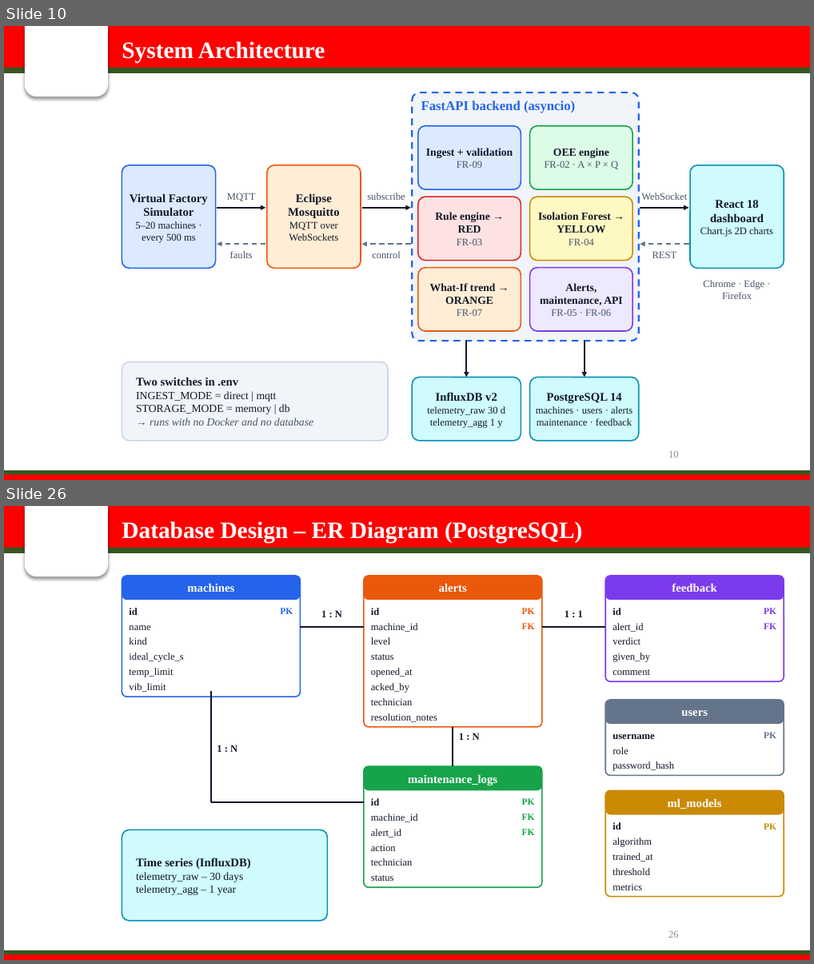
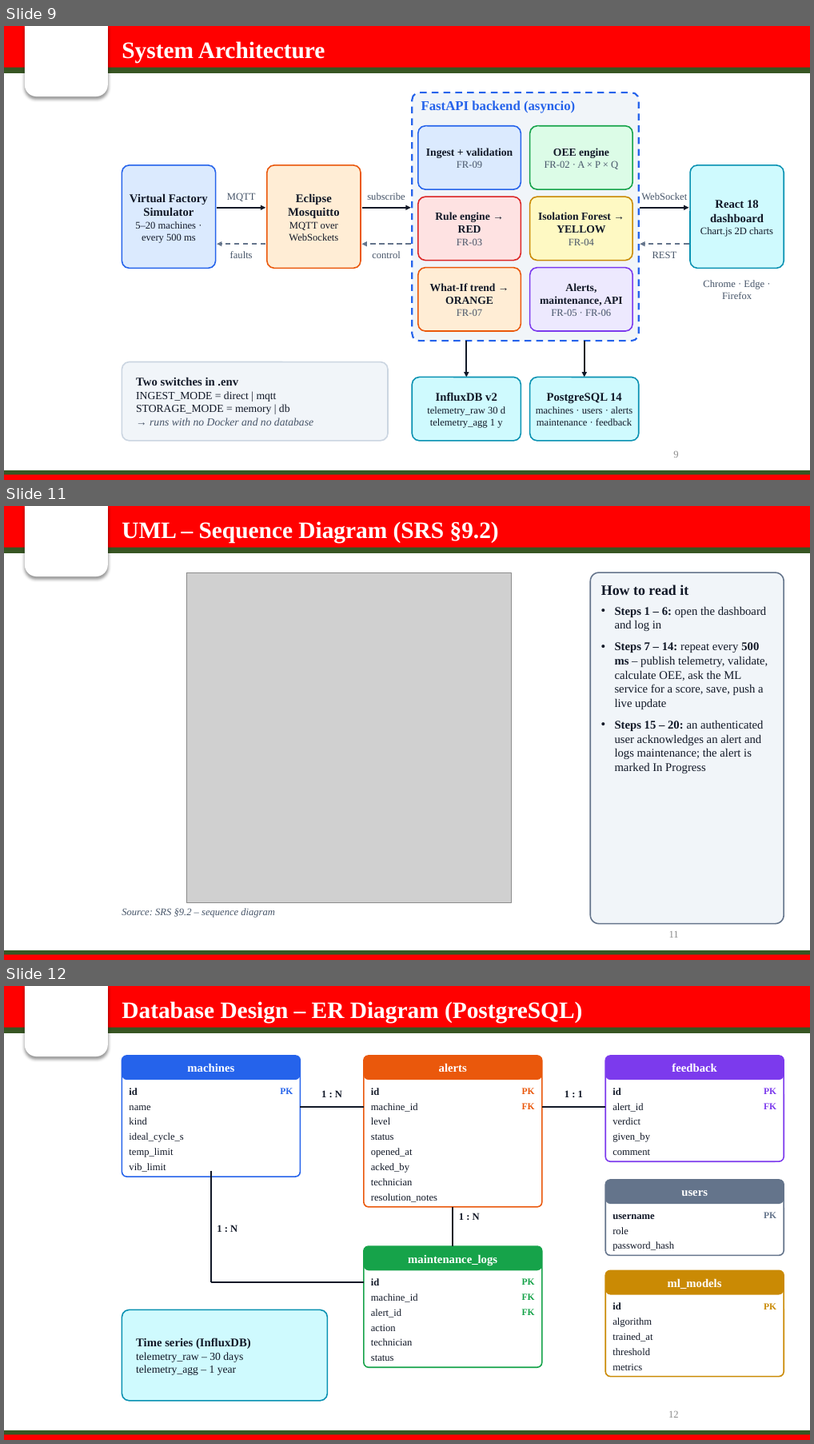
Before and after one commit to sanika-2811/oee-smart-factory, a slide deck: presentation/OEE_Smart_Factory_Presentation.pptx. Shown one above the other, each under a label of ours: slides 10 and 26 before the commit, slides 9, 11 and 12 after it; the slides between them are not shown. The pictures are 814x964 and 814x1444 pixels, drawn with LibreOffice and Linux fonts; fonts in the diff are those of the drawing; grey boxes stand for pictures; background and template pictures are left out. Boxes give left, top, right and bottom in pixels: in the first picture for what was removed or moved away, otherwise in the second. Text is boxed around its words. In the diff, an @@ line names an element or a change of style, - is before the commit and + after.

```diff
--- a/presentation/OEE_Smart_Factory_Presentation.pptx
+++ b/presentation/OEE_Smart_Factory_Presentation.pptx
@@ slide 11 added at <box>4,506,810,960</box>, background #FFFFFF; not listed: 5 template elements that a slide beside it also shows @@
@@ text added at <box>122,521,499,543</box>, 28 pt, text #FFFFFF, bold @@
+UML – Sequence Diagram (SRS §9.2)
@@ picture added at <box>186,572,511,902</box> @@
@@ rounded rectangle added at <box>591,572,784,924</box>, fill #F1F5F9, outline #64748B 1.5 pt @@
@@ text added at <box>602,584,768,773</box>, 14 pt, text #111827 @@
+How to read it
+• Steps 1 – 6: open the dashboard and log in
+• Steps 7 – 14: repeat every 500 ms – publish telemetry, validate, calculate OEE, ask the ML service for a score, save, push a live update
+• Steps 15 – 20: an authenticated user acknowledges an alert and logs maintenance; the alert is marked In Progress
@@ text added at <box>122,908,275,917</box>, 12 pt, text #475569, italic @@
+Source: SRS §9.2 – sequence diagram
@@ page number added at <box>670,931,679,937</box>, 12 pt, text #8C8C8C @@
+11
@@ what was slide 10 is now slide 9 @@
@@ page number at <box>674,451,678,457</box>: text changed @@
-10
+9
@@ what was slide 26 is now slide 12 @@
@@ page number at <box>669,1411,679,1417</box>: text changed @@
-26
+12
```
Also in this commit, not shown: 3 slides changed, 4 other slides added, 14 slides removed, 13 other files.
